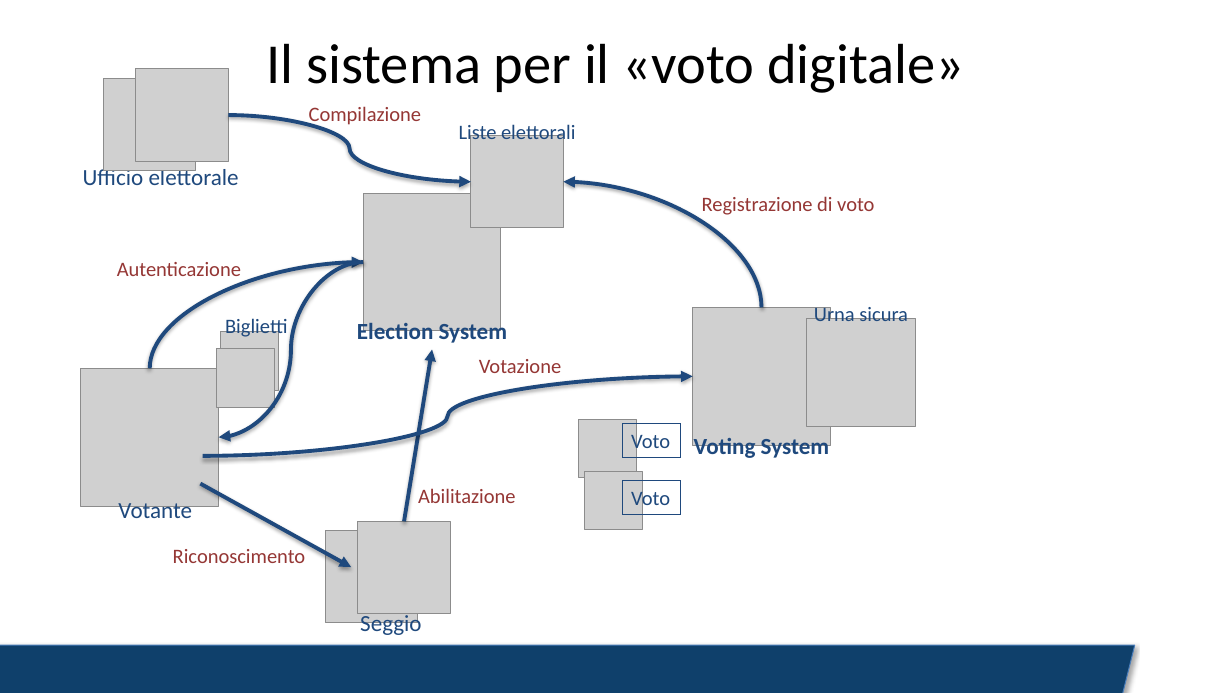
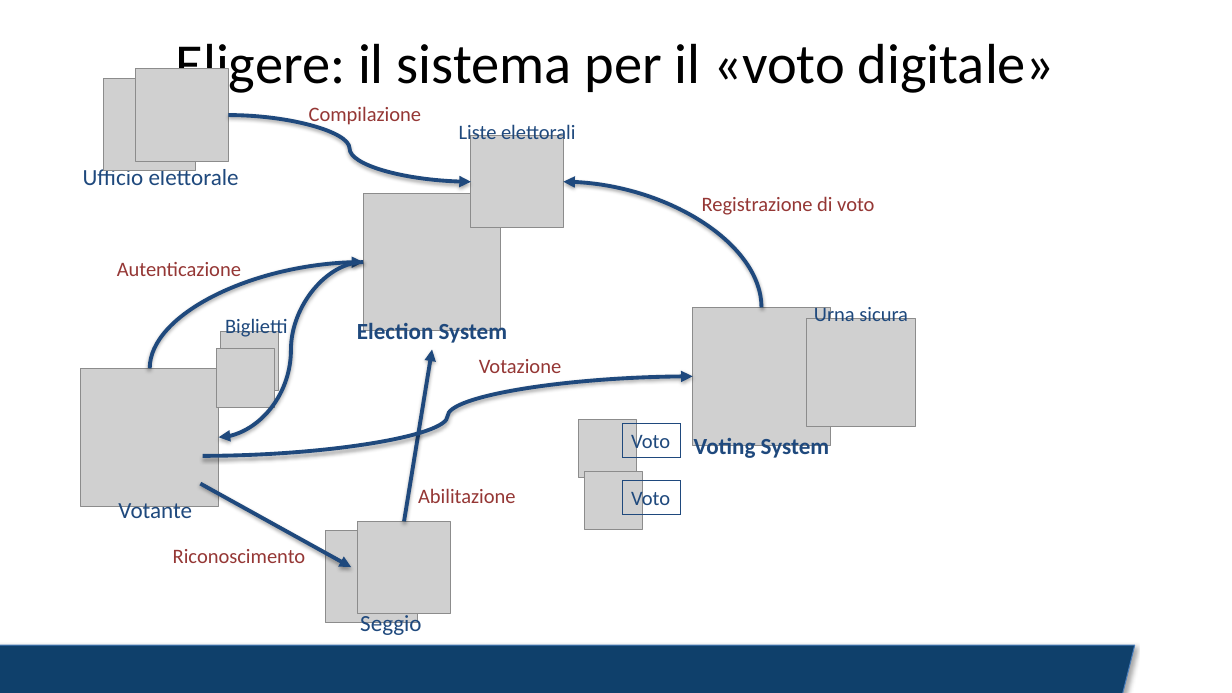
Before and after one commit to Unipisa/eligere, a slide deck: slide 1 of Schema.pptx. Drawn at 1232x693 pixels with LibreOffice and Linux fonts; fonts in the diff are those of the drawing; grey boxes stand for pictures; background and template pictures are left out. Boxes give left, top, right and bottom in pixels: in the first picture for what was removed or moved away, otherwise in the second. Text is boxed around its words. In the diff, an @@ line names an element or a change of style, - is before the commit and + after.

```diff
--- a/Schema.pptx
+++ b/Schema.pptx
@@ title at box(176, 43, 1055, 97): text changed @@
-Il sistema per il «voto digitale»
+Eligere: il sistema per il «voto digitale»
```
Also in this commit, not shown: 1 other file.
